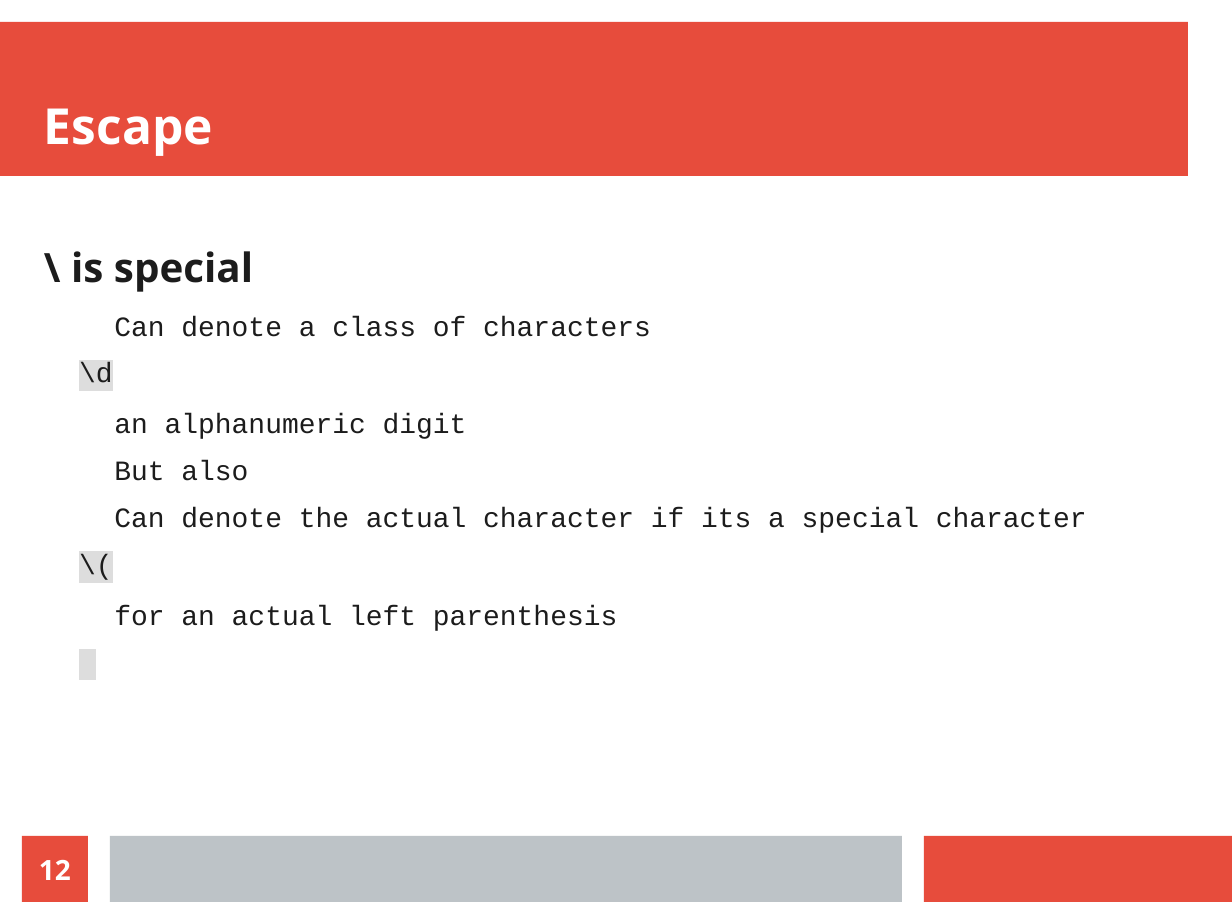
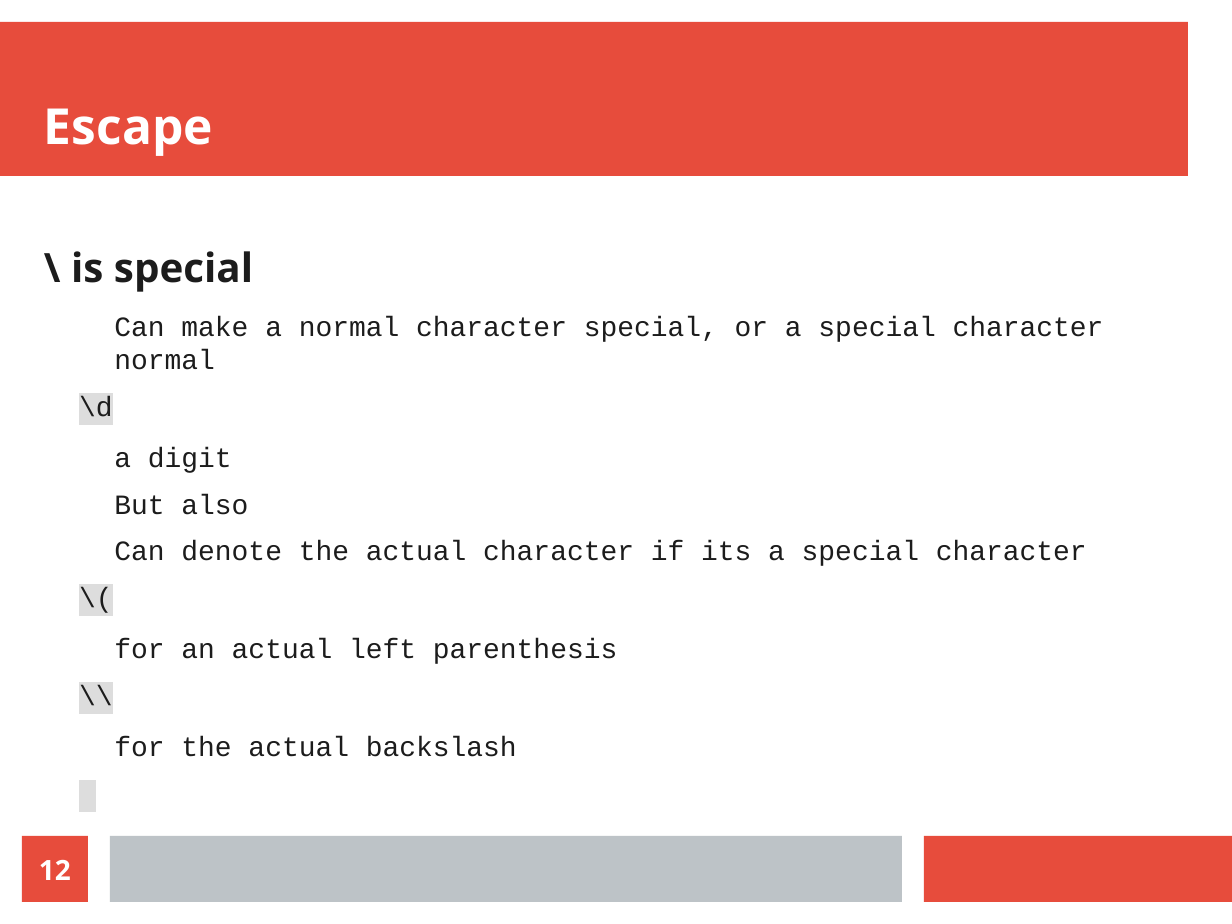
Before and after one commit to callahat/slides, a slide deck: slide 12 of 2024/crb/regexp.odp. Drawn at 1232x924 pixels with LibreOffice and Linux fonts; fonts in the diff are those of the drawing. Boxes give left, top, right and bottom in pixels: in the first picture for what was removed or moved away, otherwise in the second. Text is boxed around its words. In the diff, an @@ line names an element or a change of style, - is before the commit and + after.

```diff
--- a/2024/crb/regexp.odp
+++ b/2024/crb/regexp.odp
@@ text at bbox=[114, 316, 1104, 370]: text changed @@
-    Can denote a class of characters
+    Can make a normal character special, or a special character normal
@@ text at bbox=[114, 447, 232, 473]: text changed @@
-    an alphanumeric digit
+    a digit
@@ text at bbox=[114, 736, 517, 757]: paragraphs added @@
+  \\
+    for the actual backslash
```
Also in this commit, not shown: 2 other slides changed, 1 other file.
